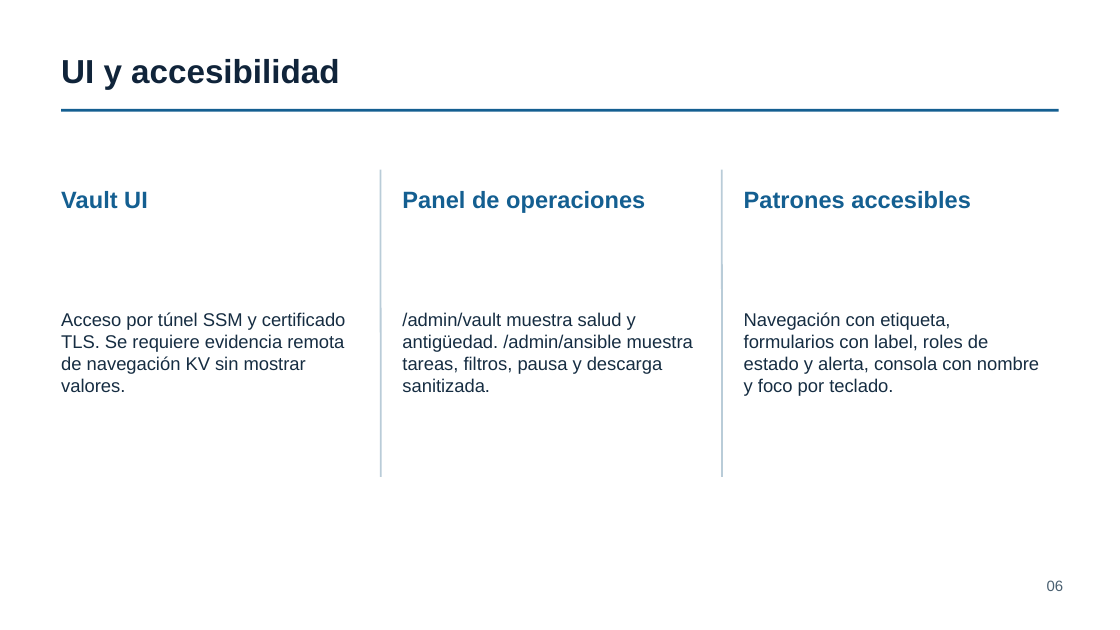
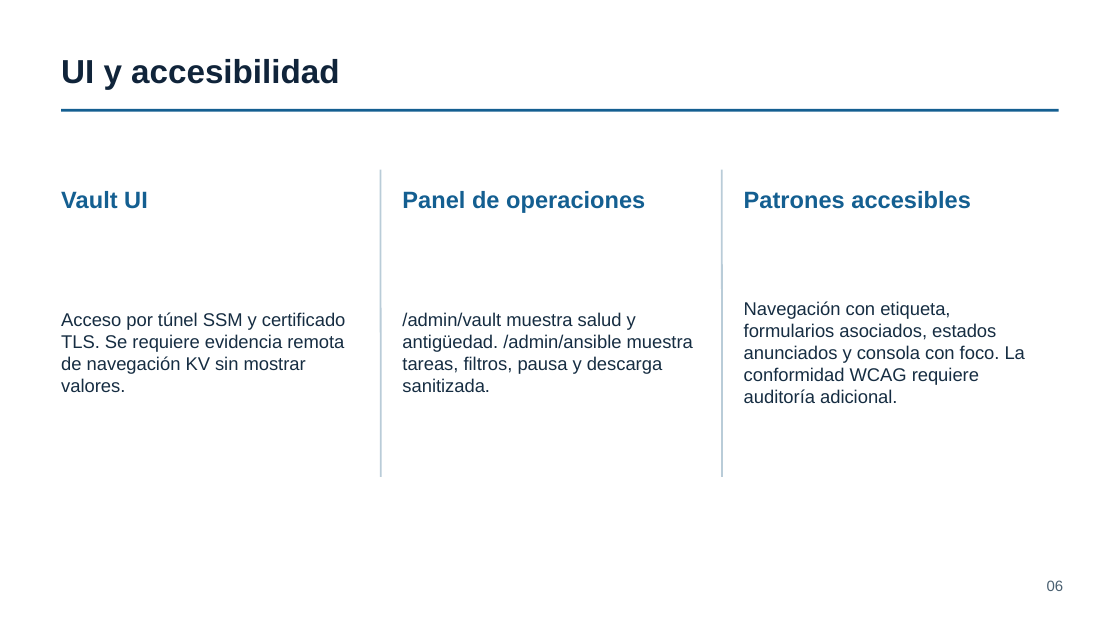
Before and after one commit to Hacket00GTFO/Boutique-Eq4-DevOPS, a slide deck: slide 6 of docs/Boutique-Eq4-Fase3-Seguridad-UI-Validaciones.pptx. Drawn at 1120x630 pixels with LibreOffice and Linux fonts; fonts in the diff are those of the drawing. Boxes give left, top, right and bottom in pixels: in the first picture for what was removed or moved away, otherwise in the second. Text is boxed around its words. In the diff, an @@ line names an element or a change of style, - is before the commit and + after.

```diff
--- a/docs/Boutique-Eq4-Fase3-Seguridad-UI-Validaciones.pptx
+++ b/docs/Boutique-Eq4-Fase3-Seguridad-UI-Validaciones.pptx
@@ text at (744,301,1025,403): text changed @@
-Navegación con etiqueta, formularios con label, roles de estado y alerta, consola con nombre y foco por teclado.
+Navegación con etiqueta, formularios asociados, estados anunciados y consola con foco. La conformidad WCAG requiere auditoría adicional.
```
Also in this commit, not shown: 1 other slide changed, 10 slides added.
